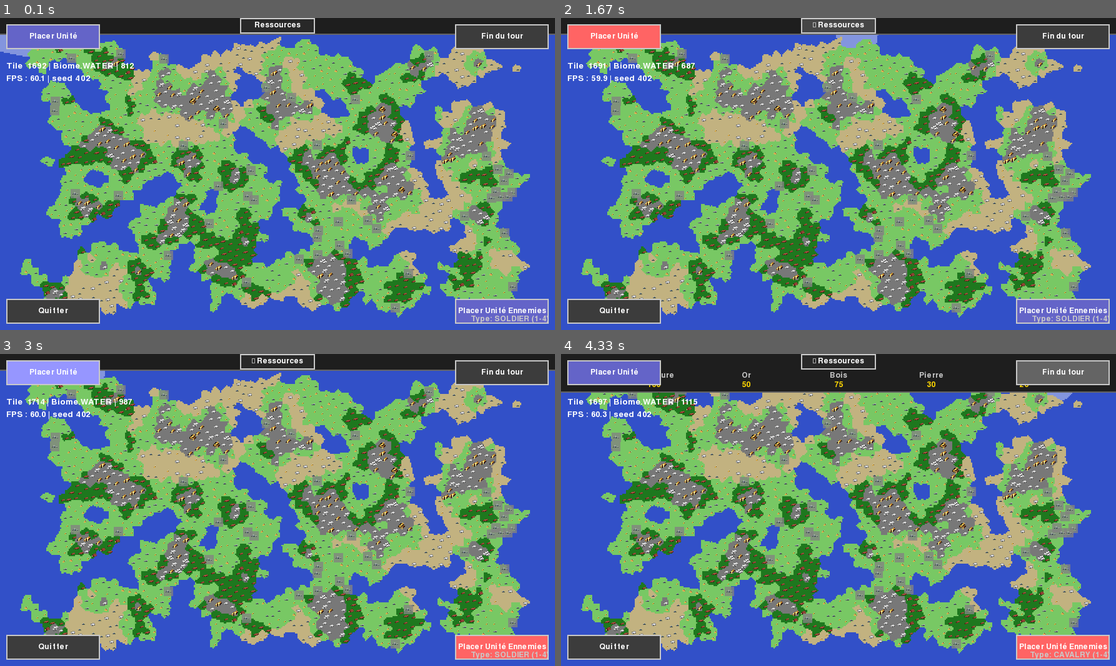
Above: before the commit, frames 1-4 (two rows, left to right).
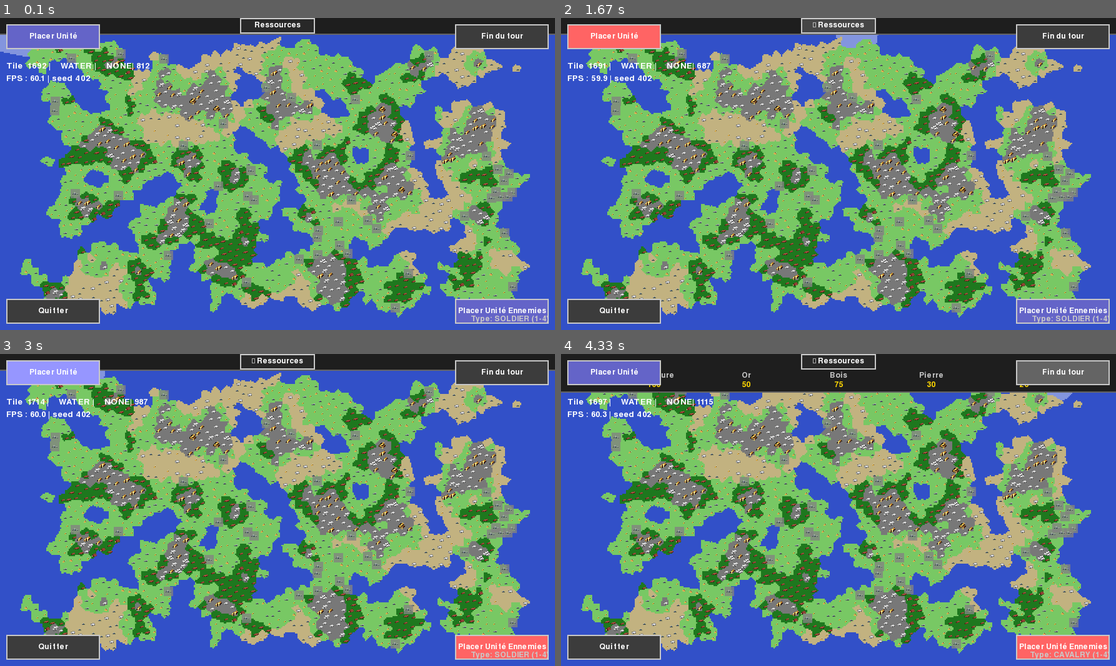
Above: after the commit, the same moments.

Repository: capdevillex/proj_info
Game: pygame game, started from run_project.py
Two runs of this game, one before a commit and one after it. Both use one fixed random seed, a clock stepped at 60 frames per second and the inputs below.
Inputs (mouse positions are in pixels of both pictures, inside the frame that each line leads up to):
- Up to frame 1 (0.1 s): no input
- Up to frame 2 (1.67 s): click "Fin du tour" at 0.38 s; click "Ressources" at 0.72 s; click "Nourriture" at 1.05 s; click "▲ Ressources" at 1.38 s
- Up to frame 3 (3 s): click "Placer Unité Ennemies" at 1.72 s; click (333, 578) at 2.05 s; click "Fin du tour" at 2.38 s; click "Placer Unité" at 2.72 s
- Up to frame 4 (4.33 s): click "▼ Ressources" at 3.05 s; hold D 3.33-3.8 s; click "Fer" at 3.88 s; tap 2 at 4.17 s

The runs differ from the first frame. In frame 1, 0.2% of the frame differs, in the area x 9-27%, y 14-17%; in frame 2, 0.2%; in frame 3, 0.2%; in frame 4, 0.2%, in the area x 9-28%, y 14-17%.

Commit message:
style(renderer): fix whitespace and improve type hints in UI rendering
- Remove trailing whitespace throughout render_reachable_tiles method
- Add type hint for hovered_tile parameter in render_ui method
- Update tile info display to show biome and resource names instead of raw values

Diff:
--- a/ui/renderer.py
+++ b/ui/renderer.py
@@ -313,16 +313,16 @@
                 pygame.draw.rect(
                     overlay_surface,
                     (100, 150, 255, 80),
-                    (int(screen_x), int(screen_y), rect_width, rect_height)
+                    (int(screen_x), int(screen_y), rect_width, rect_height),
                 )
 
         # Blitter l'overlay sur l'écran UNE SEULE FOIS
         screen.blit(overlay_surface, (0, 0))
 
-    def render_ui(self, screen, game_map, hovered_tile, dt):
+    def render_ui(self, screen, game_map, hovered_tile: Tile, dt):
         if hovered_tile:
             text_info = self.font.render(
-                f"Tile {hovered_tile.id:>5} | {hovered_tile.biome:>7} | {hovered_tile.area}",
+                f"Tile {hovered_tile.id:>5} | {hovered_tile.biome.name:>8} | {hovered_tile.resource.name:>7}| {hovered_tile.area}",
                 True,
                 (255, 255, 255),
             )
